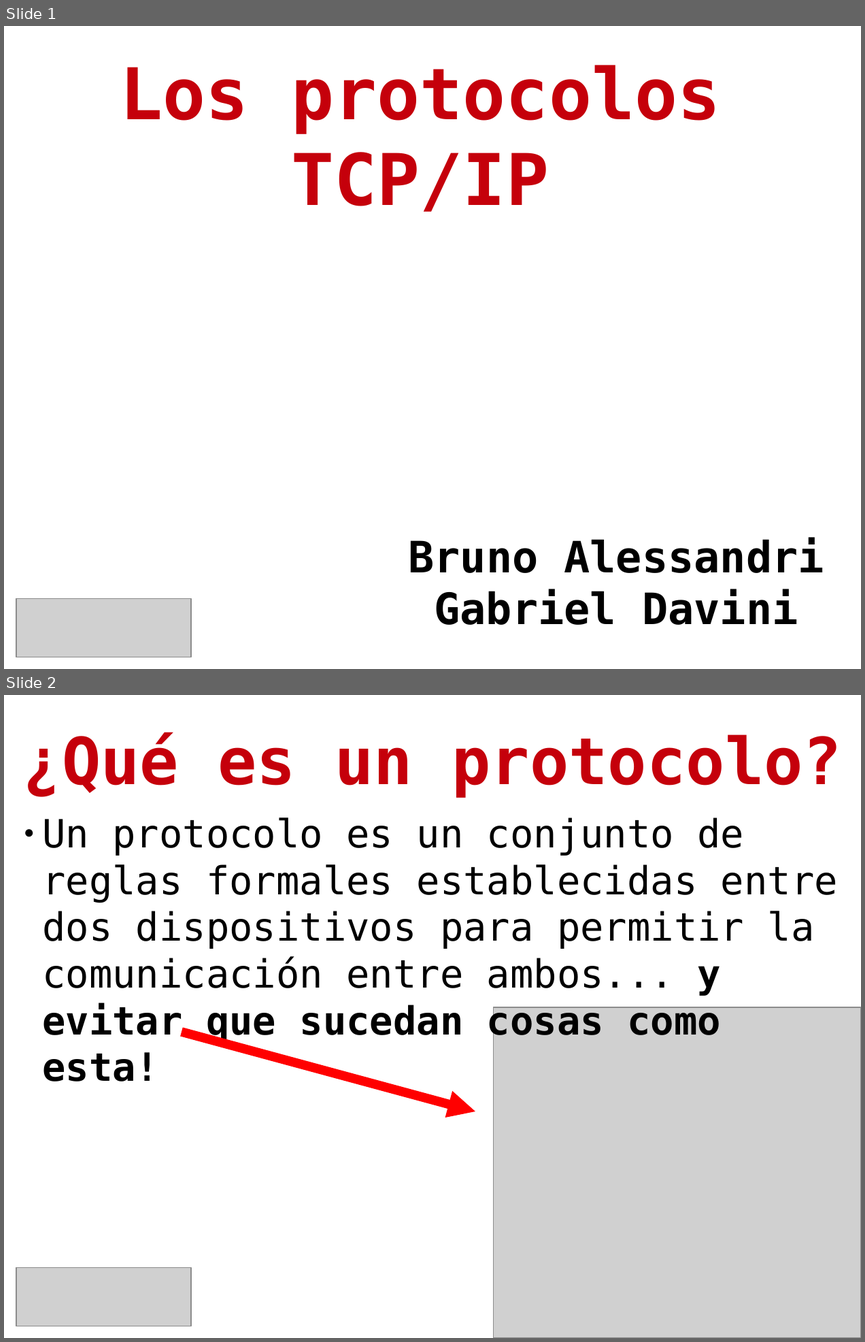
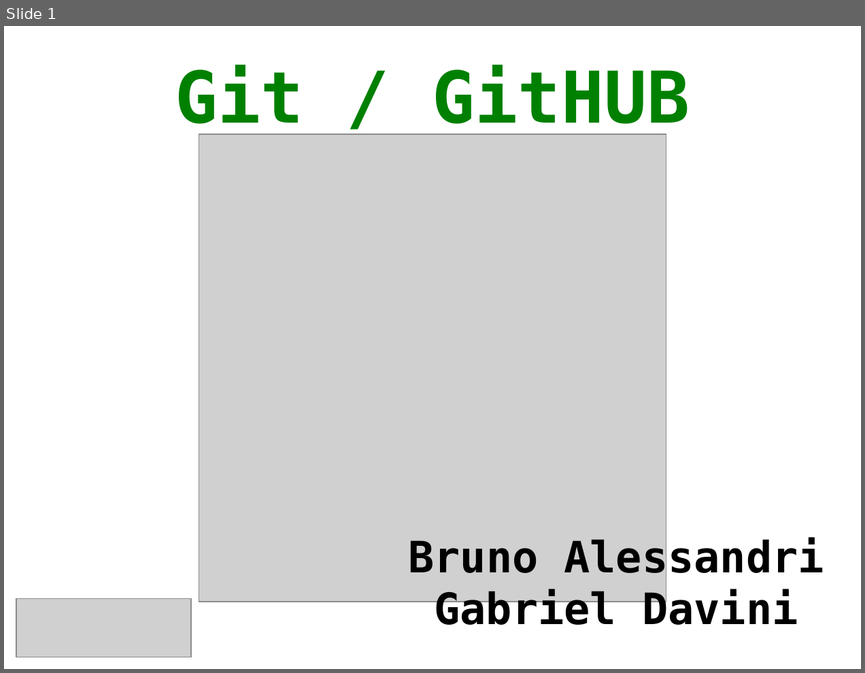
Before and after one commit to gabrielo77/TP_Git-GitHUB_CyR_UTNFRRo_2014, a slide deck: git_github.odp. Shown one above the other, each under a label of ours: slides 1 and 2 before the commit, slide 1 after it. The pictures are 865x1342 and 865x673 pixels, drawn with LibreOffice and Linux fonts; fonts in the diff are those of the drawing; grey boxes stand for pictures; background and template pictures are left out. Boxes give left, top, right and bottom in pixels: in the first picture for what was removed or moved away, otherwise in the second. Text is boxed around its words. In the diff, an @@ line names an element or a change of style, - is before the commit and + after.

```diff
--- a/git_github.odp
+++ b/git_github.odp
@@ slide 2 removed at <box>4,695,861,1338</box>, background #FFFFFF @@
@@ title removed at <box>23,732,842,798</box> @@
-¿Qué es un protocolo?
@@ text removed at <box>42,817,838,1042</box> @@
-● Un protocolo es un conjunto de reglas formales establecidas entre dos dispositivos para permitir la comunicación entre ambos... y evitar que sucedan cosas como esta!
@@ picture removed at <box>494,1008,861,1338</box> @@
@@ arrow removed from (181, 1032) to (475, 1111) @@
@@ picture removed at <box>16,1268,192,1325</box> @@
@@ slide 1 changed as well @@
@@ title at <box>175,65,689,137</box>: text changed; text colour #C5000B to #008000 @@
-Los protocolos TCP/IP
+Git / GitHUB
@@ picture added at <box>199,134,666,601</box> @@
```
Also in this commit, not shown: 2 other slides changed, 16 slides added, 12 other slides removed, 1 other file.
